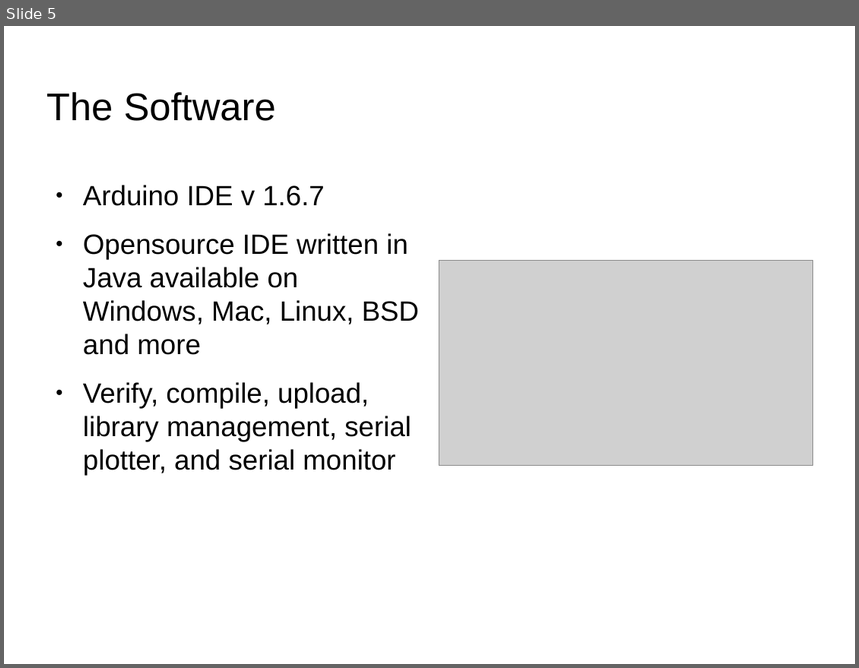
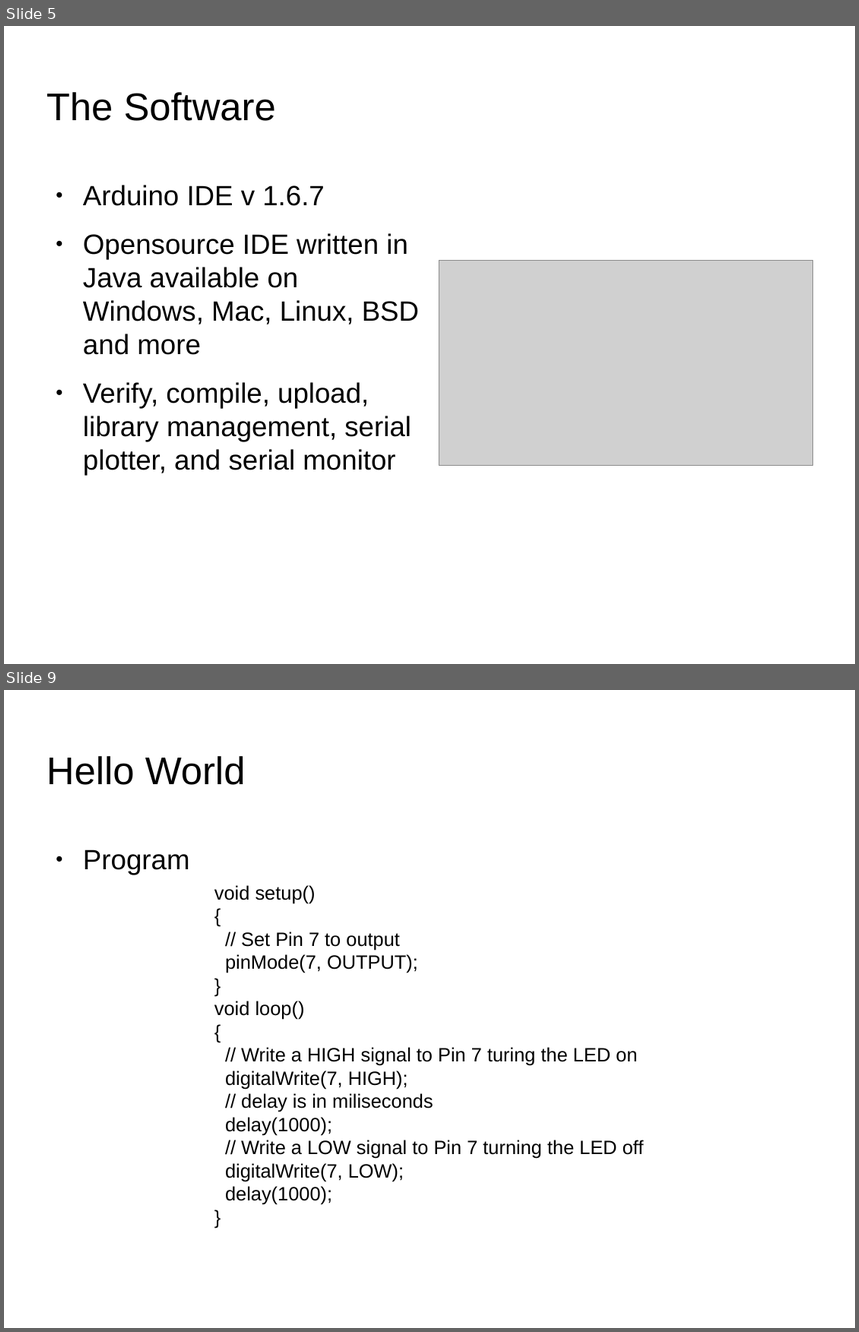
Before and after one commit to SIUE-ARC/Arduino-Workshop, a slide deck: Arduino-Workshop-eHacks.odp. Shown one above the other, each under a label of ours: slide 5 before the commit, slides 5 and 9 after it; the slides between them are not shown. The pictures are 859x668 and 859x1332 pixels, drawn with LibreOffice and Linux fonts; fonts in the diff are those of the drawing; grey boxes stand for pictures; background and template pictures are left out. Boxes give left, top, right and bottom in pixels: in the first picture for what was removed or moved away, otherwise in the second. Text is boxed around its words. In the diff, an @@ line names an element or a change of style, - is before the commit and + after.

```diff
--- a/Arduino-Workshop-eHacks.odp
+++ b/Arduino-Workshop-eHacks.odp
@@ slide 9 added at [4,690,855,1328], background picture (left out) @@
@@ title added at [47,756,246,785], 36 pt, text #000000 @@
+Hello World
@@ text added at [83,850,190,875], 26 pt, text #000000 @@
+● Program
@@ text added at [215,885,644,1205], 18 pt, text #000000 @@
+void setup()
+{
+// Set Pin 7 to output
+pinMode(7, OUTPUT);
+}
+void loop()
+{
+// Write a HIGH signal to Pin 7 turing the LED on
+digitalWrite(7, HIGH);
+// delay is in miliseconds
+delay(1000);
+// Write a LOW signal to Pin 7 turning the LED off
+digitalWrite(7, LOW);
+delay(1000);
+}
```
Also in this commit, not shown: 1 slide changed, 3 other slides added, 2 other files.
